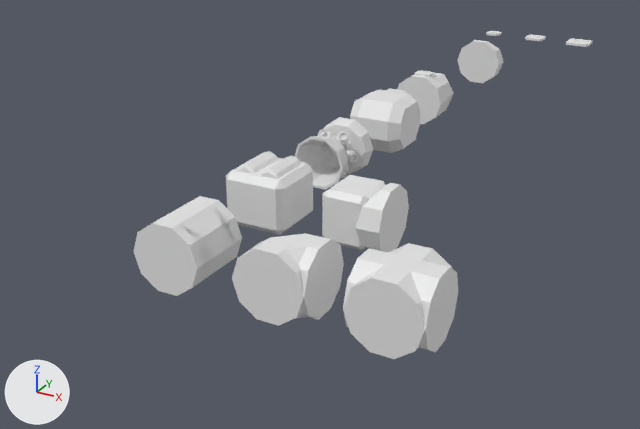
An edit to the Blender file Assets/Models/Tiles/MODULES.blend, drawn before and after from the same camera.
Camera for both pictures: a 50 mm lens placed at (-6.0, -33.5, 10.5), pointed at (-18.8, -10.4, -1.0). The lights are fixed; the arrows at lower left show +X, +Y and +Z. Objects named as collision shapes, trigger or cutter boxes, shadow casters or lower levels of detail are left out.

The first picture shows 'Circle', 'Circle.001', 'Cube', 'Doorway', 'Doorway.002', 'Doorway.003', 'Doorway.004', 'Doorway.005', 'Doorway.006', 'Doorway.007', 'Doorway.008', 'Doorway.009', 'Doorway.013', 'Hallway_01_Corn_hull', 'Hallway_01_X_hull', 'Hallway_01_hull', 'Reactor Hull', 'cargo_hull'.
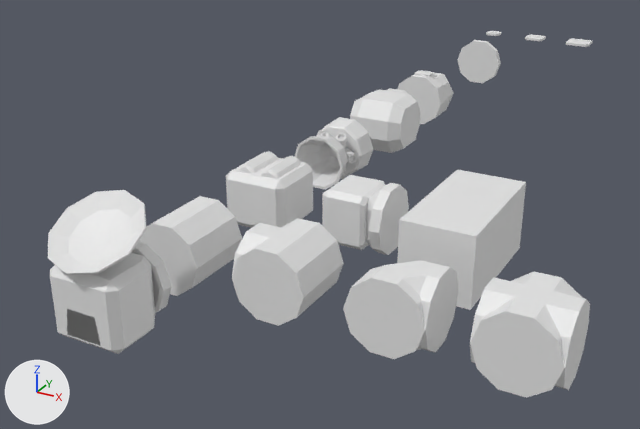
ob_hallway_01_x is not drawn itself; it is the parent of ob_doorway_002, ob_doorway_003, ob_doorway_004, ob_doorway_005, ob_hallway_01_x_hull.
ob_hallway_01_x_001 is not drawn itself; it is the parent of ob_hallway_01_hull, ob_doorway_008, ob_doorway_009.

Changed parts and their boxes (x1, y1, x2, y2) in the pictures (640 x 429 px; the box of a moved part takes in the faces that stretch with it):
'Doorway.003', reshaped, moved: before (343, 272, 425, 359); after (470, 305, 565, 398)
'Exterior', added: after (397, 170, 526, 310)
'Doorway.007', moved: before (232, 244, 304, 326); after (343, 272, 425, 359)
'Antenna Hull', added: after (50, 253, 155, 354)
'Antenna', added: after (48, 190, 146, 275)
'Doorway.006', reshaped, moved: before (299, 237, 344, 320); after (419, 264, 458, 352)
'Doorway.014', now drawn: after (232, 244, 310, 326)
'Doorway.005', reshaped, moved: before (416, 264, 458, 352); after (554, 296, 590, 390)
'Hallway_01_X_hull', moved: before (369, 248, 437, 285); after (491, 277, 572, 329)
'Hallway_01_X_hull.001', added: after (248, 223, 338, 312)
'Hallway_01_hull', moved: before (160, 200, 236, 278); after (160, 200, 236, 283)
'Doorway.013', reshaped (25% narrower): before (355, 183, 409, 253); after (369, 183, 409, 255)
'Hallway_01_Corn_hull', moved: before (247, 233, 319, 319); after (358, 260, 437, 350)
'Doorway', reshaped (6% narrower): before (457, 40, 504, 83); after (457, 40, 501, 83)
'Doorway.004', reshaped, moved: before (343, 248, 380, 327); after (470, 277, 507, 363)
'Doorway.012', added: after (131, 242, 172, 313)
'Doorway.002', reshaped, moved: before (389, 243, 452, 268); after (512, 271, 583, 298)
'Computer', added: after (67, 309, 101, 346)
'Circle.001', moved: before (318, 129, 358, 178); after (316, 129, 357, 179)
'Doorway.015', added: after (281, 218, 344, 287)
'Doorway.016', added: after (232, 223, 269, 295)
part 1 of me_cylinder_003, moved or reshaped: before (177, 42, 504, 299); after (177, 42, 561, 336)
part 2 of me_cylinder_003, moved or reshaped: before (212, 92, 444, 350); after (137, 92, 574, 387)
part 3 of me_circle_003, moved or reshaped: before (324, 117, 373, 174); after (321, 117, 373, 176)

The change, as a list of edits to the scene's bpy script:
```text
Change me_cylinder_003:
    where me_cylinder_003.from_pydata(...)  # 92 vertices, 102 faces; spans x -0.99..0.99, y 0.0..0.7, z -0.34..1.54
    used by ob_doorway_008; parent = ob_hallway_01_x_001; location = (2.0, -3.0, 0.0)
    me_cylinder_003 part 1
    add for i in [37, 54, 56, 65]: me_cylinder_003.vertices[i].co += Vector((0.0, -0.3, 0.0))
    me_cylinder_003.vertices[36].co: (0.99, 0.7, 0.6) -> (0.99, 0.3, 0.6)  # pixel (503, 61) -> pixel (500, 63)
    me_cylinder_003.vertices[57].co: (0.87, 0.7, 0.6) -> (0.87, 0.3, 0.6)
    me_cylinder_003 part 2
    add for i in [44, 48, 60, 62]: me_cylinder_003.vertices[i].co += Vector((0.0, -0.3, 0.0))
    me_cylinder_003.vertices[46].co: (-0.99, 0.7, 0.6) -> (-0.99, 0.3, 0.6)
    me_cylinder_003.vertices[61].co: (-0.87, 0.7, 0.6) -> (-0.87, 0.3, 0.6)
Change me_circle_003:
    where me_circle_003.from_pydata(...)  # 140 vertices, 124 faces; spans x -0.98..0.98, y -1.1..1.0, z -0.93..0.93
    used by ob_circle; parent = ob_thruster_main_small_01; location = (0.0, -4.0, 0.6)
    me_circle_003 part 3: all 30 vertices in x -0.91..0.91, y 0.5..0.55, z -0.86..0.86 are moved by (0.0, -0.32, 0.0)
Add me_cube_002:
    me_cube_002.from_pydata([(-0.5, -0.942, -2.027), (-0.4, -0.942, -1.327), (-0.5, -0.442, -2.027), (-0.4, -0.542, -1.327), (0.5, -0.942, -2.027), (0.4, -0.942, -1.327), (0.5, -0.442, -2.027), (0.4, -0.542, -1.327)], [], [(0, 1, 3, 2), (2, 3, 7, 6), (6, 7, 5, 4), (4, 5, 1, 0), (2, 6, 4, 0), (7, 3, 1, 5)])
Change ob_hallway_01_x_001:
    ob_hallway_01_x_001.location: (-19.0, -17.0, 0.0) -> (-16.0, -17.0, 0.0)
Change ob_hallway_01_hull:
    ob_hallway_01_hull.parent: ob_hallway_01_x_001 -> ob_hallway_01
Change ob_hallway_01_corn_hull:
    ob_hallway_01_corn_hull.parent: ob_hallway_01_x_002 -> ob_hallway_01_c
Change ob_doorway_006:
    ob_doorway_006.parent: ob_hallway_01_x_002 -> ob_hallway_01_c
Change ob_doorway_007:
    ob_doorway_007.parent: ob_hallway_01_x_002 -> ob_hallway_01_c
Change ob_hallway_01_x:
    ob_hallway_01_x.location: (-13.0, -17.0, 0.0) -> (-10.0, -17.0, 0.0)
Change ob_circle_001:
    ob_circle_001.location: (0.0, -4.0, 0.6) -> (0.0, -4.1, 0.6)
Add ob_hallway_01_c:
    ob_hallway_01_c = bpy.data.objects.new('Hallway_01_C', None)
    ob_hallway_01_c.location = (-13.0, -17.0, 0.0)
Add ob_hallway_01:
    ob_hallway_01 = bpy.data.objects.new('Hallway_01', None)
    ob_hallway_01.location = (-19.0, -17.0, 0.0)
Add ob_doorway_012:
    ob_doorway_012 = bpy.data.objects.new('Doorway.012', me_cylinder_003)
    ob_doorway_012.parent = ob_communications_module_01
    ob_doorway_012.location = (0.0, 1.0, 0.0)
    ob_doorway_012.rotation_euler = (0.0, 0.0, 3.142)  # degrees (0, 0, 180)
Add ob_communications_module_01:
    ob_communications_module_01 = bpy.data.objects.new('communications_module_01', None)
    ob_communications_module_01.location = (-19.0, -20.0, 0.0)
Add ob_computer:
    ob_computer = bpy.data.objects.new('Computer', me_cube_002)
    ob_computer.parent = ob_communications_module_01
    ob_computer.location = (0.0, -0.0576, 1.927)
Add ob_antenna:
    ob_antenna = bpy.data.objects.new('Antenna', me_cube_001)  # 84 vertices, 72 faces; spans x -1.14..1.14, y -1.2..1.2, z -0.17..0.48
    ob_antenna.parent = ob_communications_module_01
    ob_antenna.location = (0.0, 0.0, 1.9)
    ob_antenna.rotation_euler = (0.524, 0.0, 0.0)  # degrees (30, 0, 0)
Add ob_antenna_hull:
    ob_antenna_hull = bpy.data.objects.new('Antenna Hull', me_cube)  # 32 vertices, 34 faces; spans x -1.0..1.0, y -1.0..0.83, z -0.33..1.53
    ob_antenna_hull.parent = ob_communications_module_01
    ob_antenna_hull.location = (0.0, 0.0, 0.0)
Add ob_doorway_016:
    ob_doorway_016 = bpy.data.objects.new('Doorway.016', me_cylinder_003)
    ob_doorway_016.parent = ob_hallway_01_x_001
    ob_doorway_016.location = (-1.0, 0.0, 0.0)
    ob_doorway_016.rotation_euler = (0.0, 0.0, -1.571)  # degrees (0, 0, -90)
Add ob_doorway_015:
    ob_doorway_015 = bpy.data.objects.new('Doorway.015', me_cylinder_003)
    ob_doorway_015.parent = ob_hallway_01_x_001
    ob_doorway_015.location = (0.0, 1.0, 0.0)
    ob_doorway_015.rotation_euler = (0.0, 0.0, -3.142)  # degrees (0, 0, -180)
Add ob_hallway_01_x_hull_001:
    ob_hallway_01_x_hull_001 = bpy.data.objects.new('Hallway_01_X_hull.001', me_plane_003)  # 36 vertices, 28 faces; spans x -0.7..0.99, y -0.7..0.7, z -0.34..1.54
    ob_hallway_01_x_hull_001.parent = ob_hallway_01_x_001
    ob_hallway_01_x_hull_001.location = (0.0, -2.0, 0.0)
Add ob_exterior:
    ob_exterior = bpy.data.objects.new('Exterior', me_cube_003)  # a box spanning x -1.0..1.0, y -3.0..1.0, z -0.4..1.6
    ob_exterior.parent = ob_cargo_large_01
    ob_exterior.location = (0.0, 0.0, 0.0)
Add ob_cargo_large_01:
    ob_cargo_large_01 = bpy.data.objects.new('cargo_large_01', None)
    ob_cargo_large_01.location = (-13.0, -12.0, 0.0)
```
